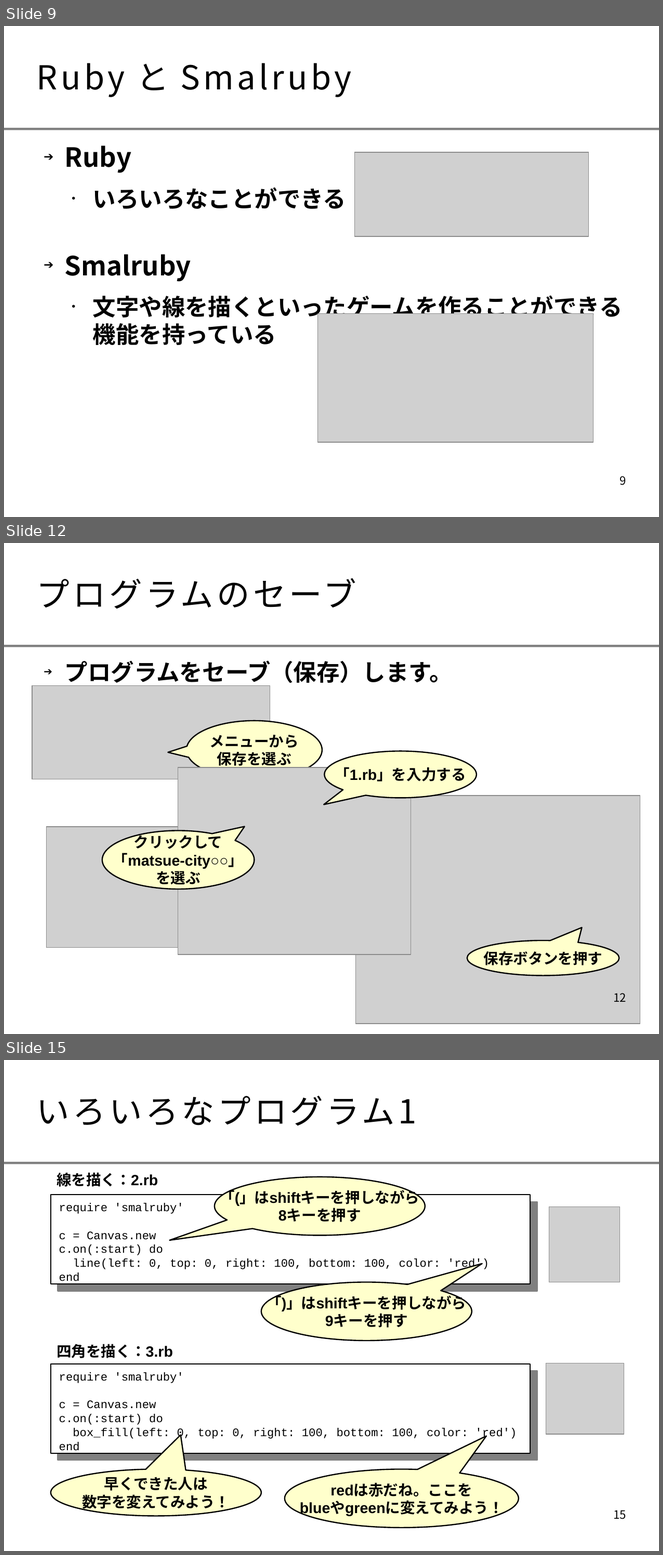
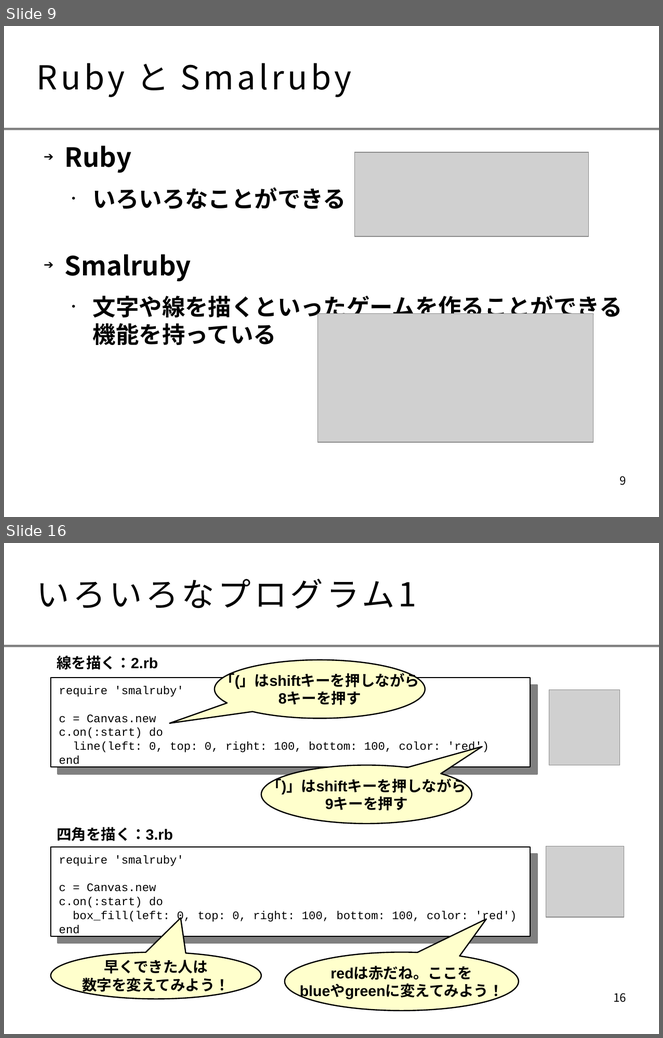
Before and after one commit to smalruby/ruby-school-mjh, a slide deck: mac/2014/doc/text.odp. Shown one above the other, each under a label of ours: slides 9, 12 and 15 before the commit, slides 9 and 16 after it; the slides between them are not shown. The pictures are 663x1555 and 663x1038 pixels, drawn with LibreOffice and Linux fonts; fonts in the diff are those of the drawing; grey boxes stand for pictures; background and template pictures are left out. Boxes give left, top, right and bottom in pixels: in the first picture for what was removed or moved away, otherwise in the second. Text is boxed around its words. In the diff, an @@ line names an element or a change of style, - is before the commit and + after.

```diff
--- a/mac/2014/doc/text.odp
+++ b/mac/2014/doc/text.odp
@@ slide 12 removed at bbox=[4, 543, 659, 1034], background #FFFFFF; not listed: 1 template element that a slide beside it also shows @@
@@ title removed at bbox=[37, 578, 357, 609] @@
-プログラムのセーブ
@@ text removed at bbox=[65, 661, 453, 687] @@
-➔ プログラムをセーブ（保存）します。
@@ picture removed at bbox=[32, 685, 270, 779] @@
@@ speech bubble removed at bbox=[187, 721, 322, 779] @@
-メニューから
-保存を選ぶ
@@ speech bubble removed at bbox=[324, 751, 477, 798] @@
-「1.rb」を入力する
@@ picture removed at bbox=[178, 768, 411, 955] @@
@@ picture removed at bbox=[356, 796, 641, 1024] @@
@@ picture removed at bbox=[47, 827, 185, 948] @@
@@ speech bubble removed at bbox=[102, 831, 254, 889] @@
-クリックして
-「matsue-city○○」
-を選ぶ
@@ speech bubble removed at bbox=[468, 941, 620, 976] @@
-保存ボタンを押す
@@ page number removed at bbox=[613, 993, 626, 1002] @@
-12
@@ what was slide 15 is now slide 16 @@
@@ page number at bbox=[613, 993, 626, 1003]: text changed @@
-15
+16
```
Also in this commit, not shown: 5 slides changed, 2 slides added.
